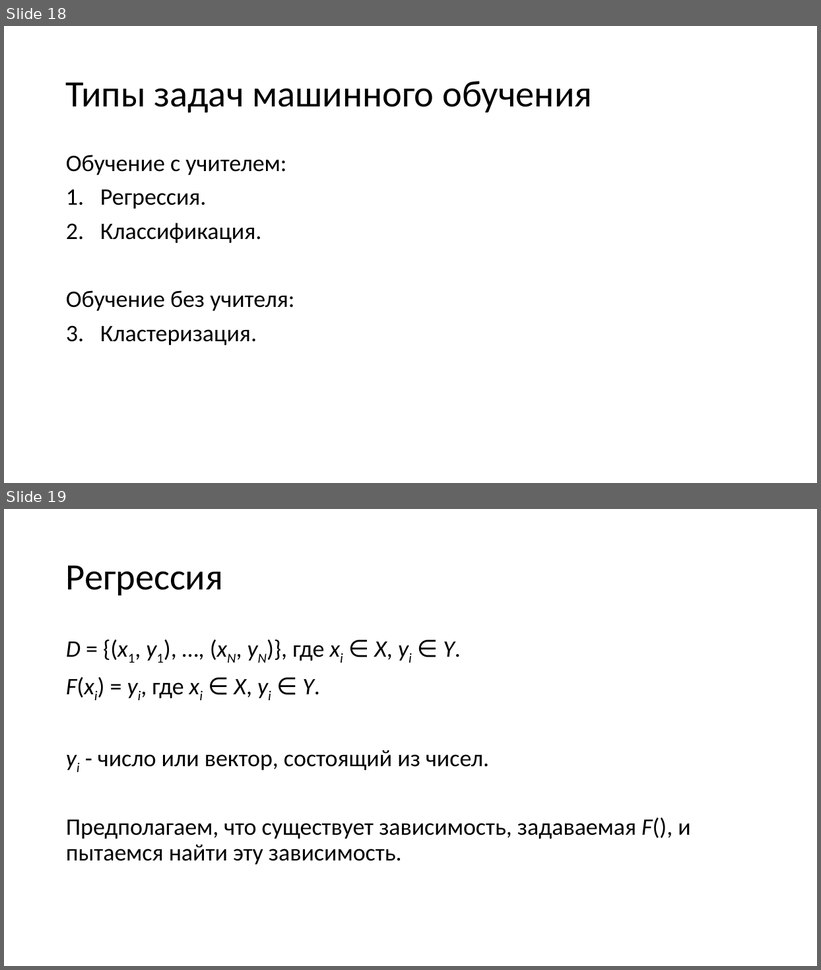
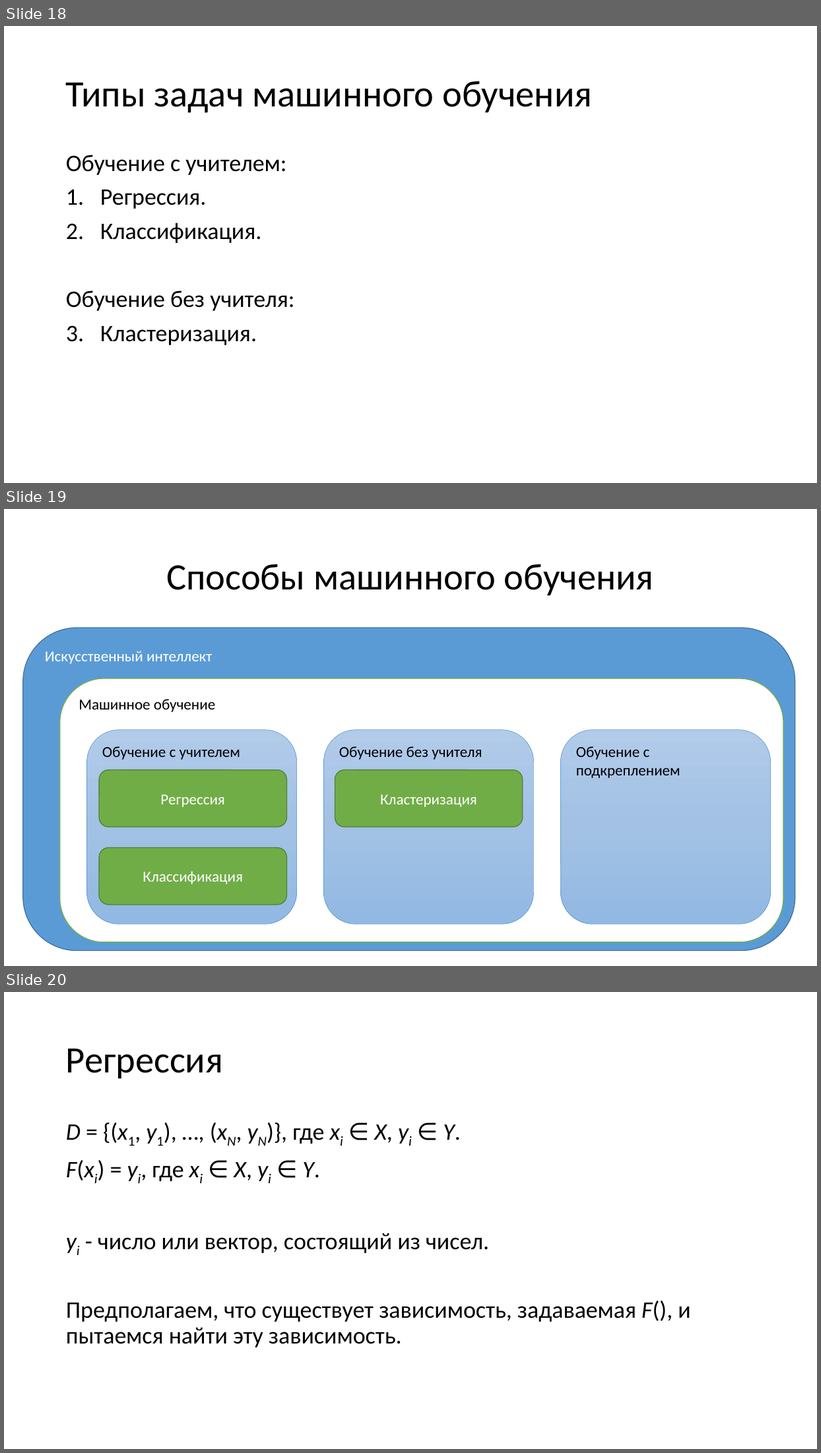
Before and after one commit to mosalov/AI_main_lectures, a slide deck: Лекция 2 23_09_2020.pptx. Shown one above the other, each under a label of ours: slides 18 and 19 before the commit, slides 18, 19 and 20 after it. The pictures are 821x970 and 821x1453 pixels, drawn with LibreOffice and Linux fonts; fonts in the diff are those of the drawing. Boxes give left, top, right and bottom in pixels: in the first picture for what was removed or moved away, otherwise in the second. Text is boxed around its words. In the diff, an @@ line names an element or a change of style, - is before the commit and + after.

Commit message:
Update Лекция 2 23_09_2020.pptx
Добавил один слайд в лекцию №2.

```diff
--- a/Лекция 2 23_09_2020.pptx
+++ b/Лекция 2 23_09_2020.pptx
@@ slide 19 added at box(4, 509, 817, 966), background #FFFFFF @@
@@ title added at box(166, 564, 654, 595), 44 pt, text #000000 @@
+Способы машинного обучения
@@ rounded rectangle added at box(23, 628, 795, 951), fill #5B9BD5, outline #43739E 1 pt, 18 pt, text #FFFFFF @@
+Искусственный интеллект
@@ rounded rectangle added at box(60, 679, 784, 943), fill #FFFFFF, outline #70AD47 1 pt, 18 pt, text #000000 @@
+Машинное обучение
@@ rounded rectangle added at box(87, 730, 297, 924), fill gradient #B1CBE9 to #A3C1E5 to #93B9E4, outline #5B9BD5 0.5 pt, 18 pt, text #000000 @@
+Обучение с учителем
@@ rounded rectangle added at box(323, 730, 533, 924), fill gradient #B1CBE9 to #A3C1E5 to #93B9E4, outline #5B9BD5 0.5 pt, 18 pt, text #000000 @@
+Обучение без учителя
@@ rounded rectangle added at box(561, 730, 771, 924), fill gradient #B1CBE9 to #A3C1E5 to #93B9E4, outline #5B9BD5 0.5 pt, 18 pt, text #000000 @@
+Обучение с подкреплением
@@ rounded rectangle added at box(99, 770, 287, 827), fill #70AD47, outline #538035 1 pt, 18 pt, text #FFFFFF @@
+Регрессия
@@ rounded rectangle added at box(335, 770, 523, 827), fill #70AD47, outline #538035 1 pt, 18 pt, text #FFFFFF @@
+Кластеризация
@@ rounded rectangle added at box(99, 848, 287, 906), fill #70AD47, outline #538035 1 pt, 18 pt, text #FFFFFF @@
+Классификация
@@ what was slide 19 is now slide 20 @@
```
